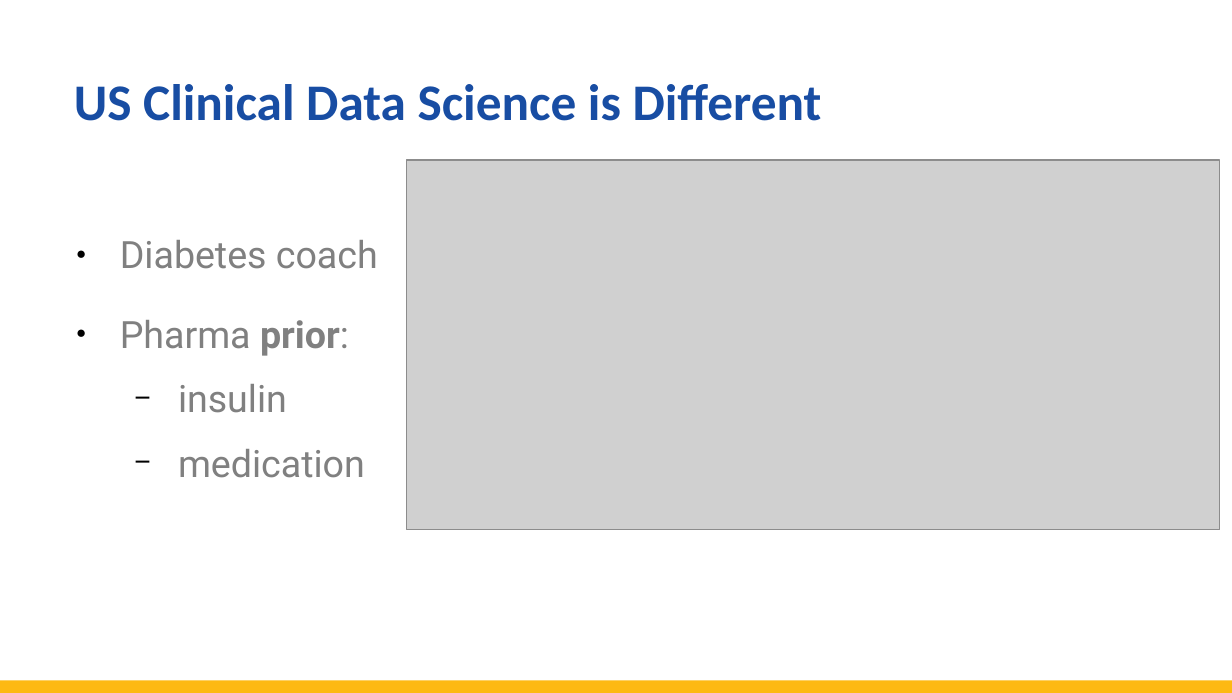
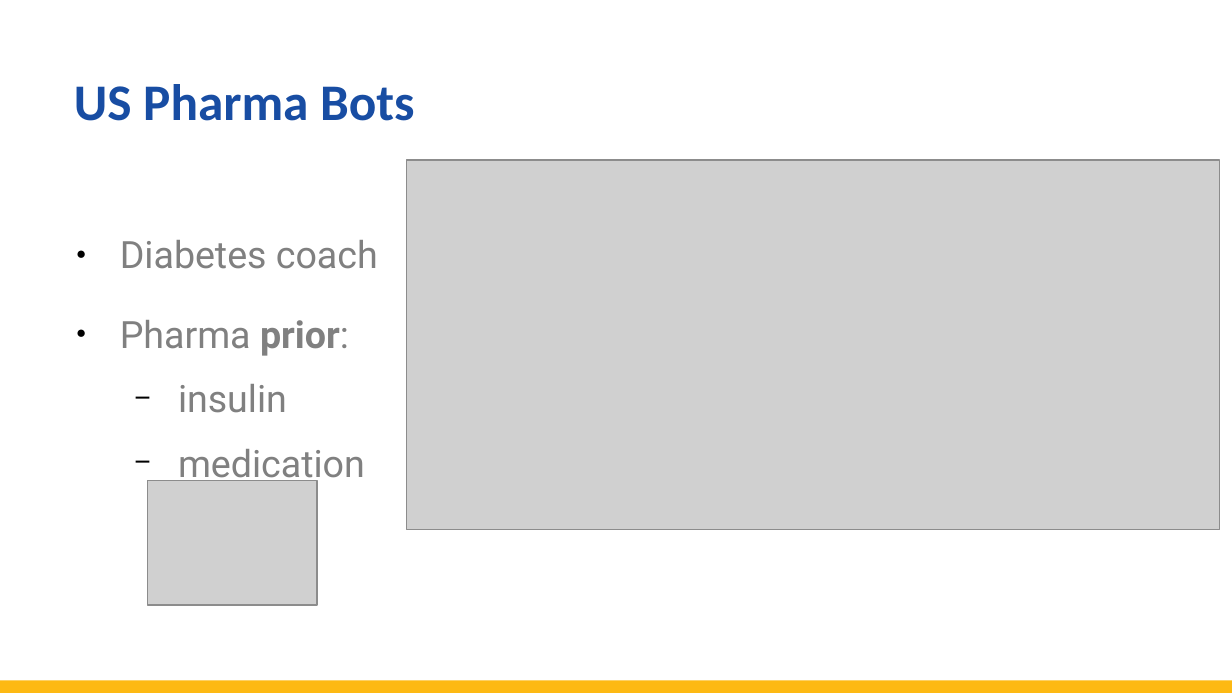
Before and after one commit to totalgood/dsdh, a slide deck: slide 13 of modules/L04/DHDS-L4-clinical.odp (slide 11 before the commit). Drawn at 1232x693 pixels with LibreOffice and Linux fonts; fonts in the diff are those of the drawing; grey boxes stand for pictures. Boxes give left, top, right and bottom in pixels: in the first picture for what was removed or moved away, otherwise in the second. Text is boxed around its words. In the diff, an @@ line names an element or a change of style, - is before the commit and + after.

```diff
--- a/modules/L04/DHDS-L4-clinical.odp
+++ b/modules/L04/DHDS-L4-clinical.odp
@@ title at (x1=74, y1=84, x2=414, y2=121): text changed @@
-US Clinical Data Science is Different
+US Pharma Bots
@@ picture added at (x1=148, y1=480, x2=317, y2=605) @@
```
Also in this commit, not shown: 4 other slides changed, 13 slides added, 2 slides removed, 24 other files.
